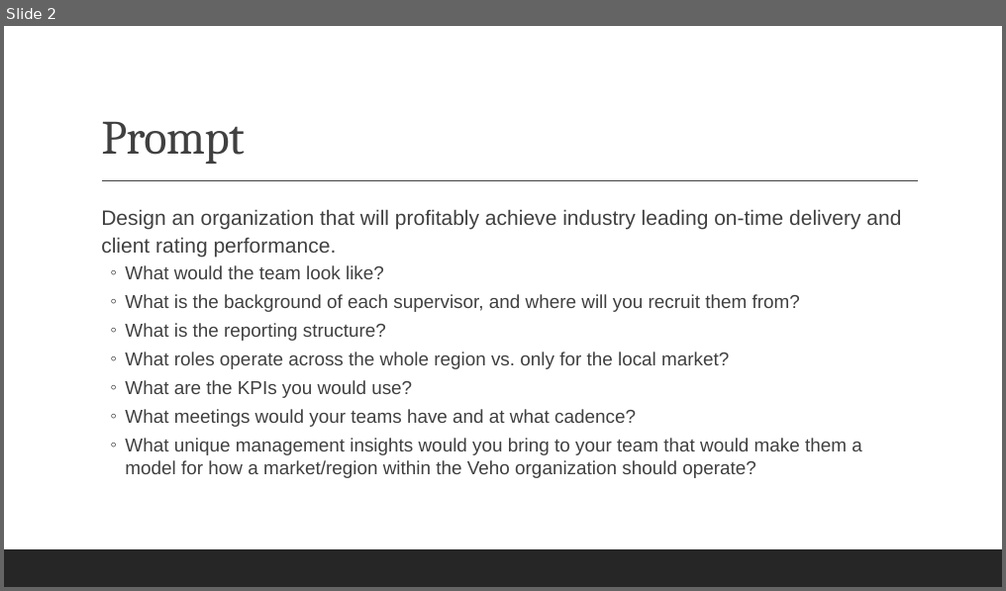
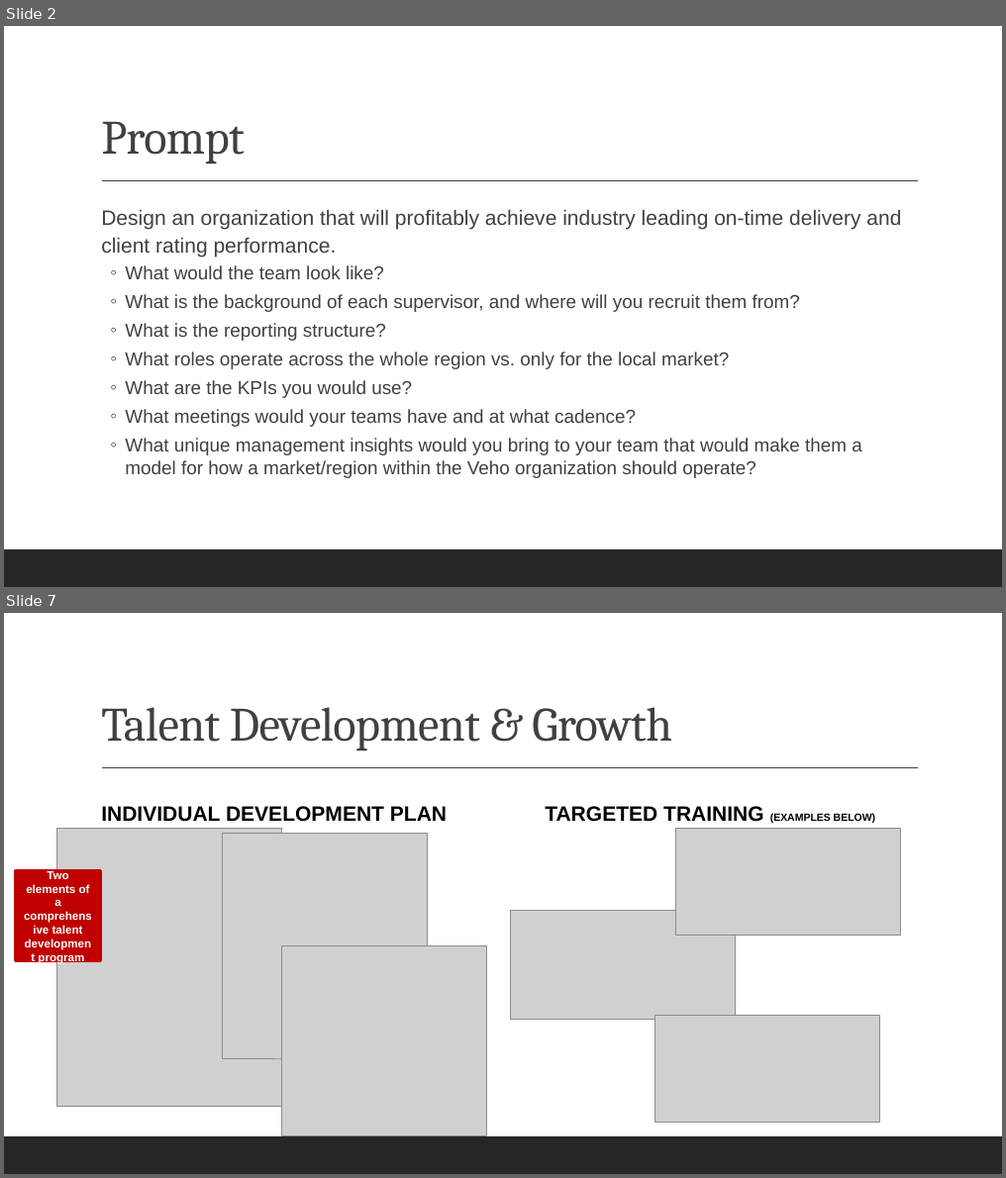
Before and after one commit to rodgerskent/package-delivery, a slide deck: 210112_PackageDelivery_Presentation.pptx. Shown one above the other, each under a label of ours: slide 2 before the commit, slides 2 and 7 after it; the slides between them are not shown. The pictures are 1006x591 and 1006x1178 pixels, drawn with LibreOffice and Linux fonts; fonts in the diff are those of the drawing; grey boxes stand for pictures. Boxes give left, top, right and bottom in pixels: in the first picture for what was removed or moved away, otherwise in the second. Text is boxed around its words. In the diff, an @@ line names an element or a change of style, - is before the commit and + after.

```diff
--- a/210112_PackageDelivery_Presentation.pptx
+++ b/210112_PackageDelivery_Presentation.pptx
@@ slide 7 added at [4, 613, 1002, 1174], background #FFFFFF; not listed: 2 template elements that a slide beside it also shows @@
@@ title added at [101, 707, 672, 751], 46 pt, text #404040 @@
+Talent Development & Growth
@@ text added at [101, 806, 447, 822], 20 pt, text #000000, bold @@
+INDIVIDUAL DEVELOPMENT PLAN
@@ text added at [545, 806, 875, 823], 20 pt, text #000000, bold @@
+TARGETED TRAINING (EXAMPLES BELOW)
@@ picture added at [57, 829, 282, 1107] @@
@@ picture added at [223, 833, 428, 1059] @@
@@ picture added at [676, 829, 901, 935] @@
@@ rectangle added at [15, 871, 101, 961], fill #C00000, outline #C00000 3 pt, 11 pt, text #FFFFFF, bold @@
+Two elements of a comprehensive talent development program
@@ picture added at [511, 911, 736, 1020] @@
@@ picture added at [282, 947, 487, 1137] @@
@@ picture added at [655, 1015, 880, 1122] @@
```
Also in this commit, not shown: 5 slides changed, 1 other slide added, 1 slide removed, 2 other files.
